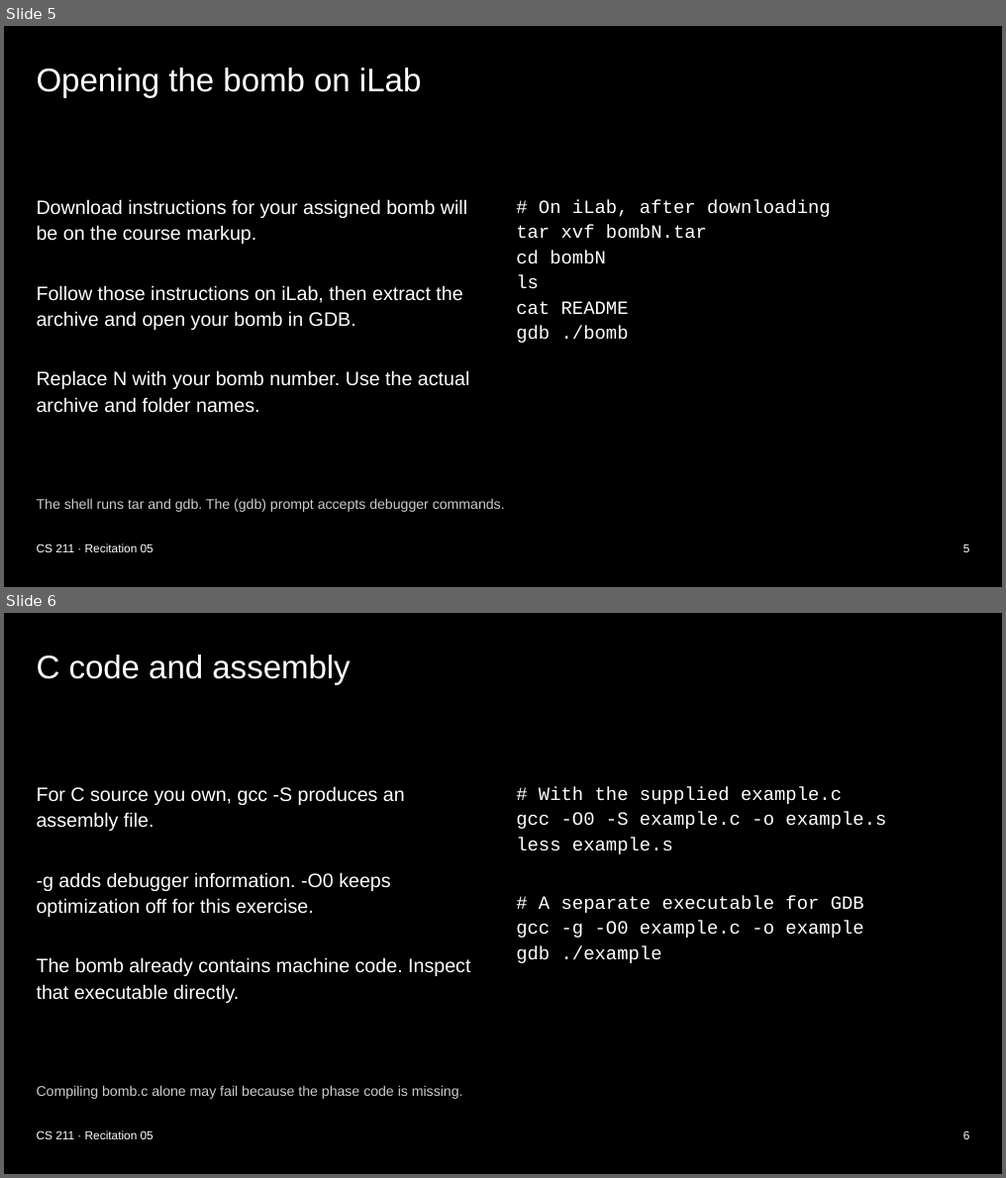
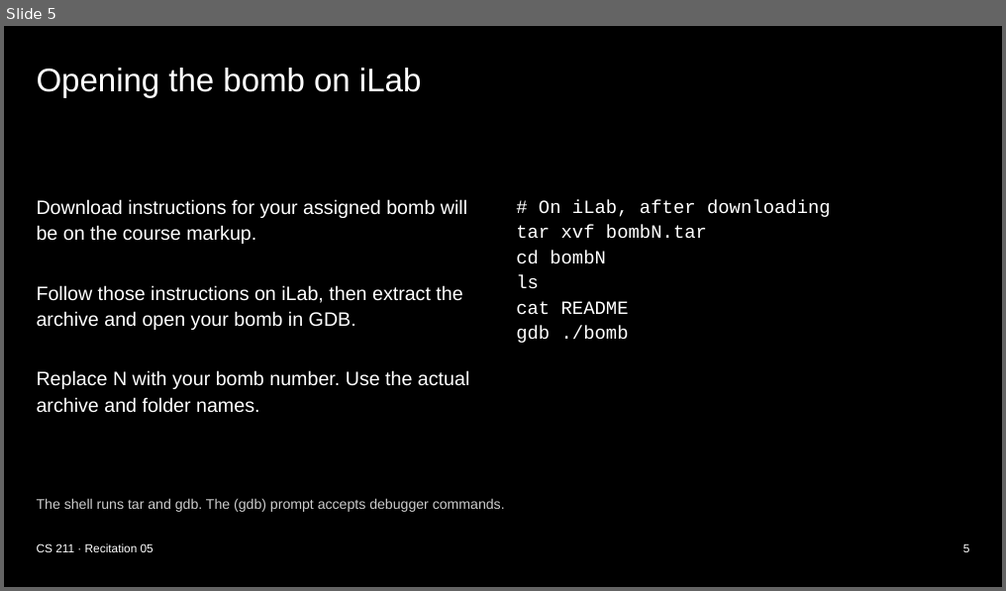
Before and after one commit to xsebby/portfolio, a slide deck: public/presentations/CS211_Recitation_5.pptx. Shown one above the other, each under a label of ours: slides 5 and 6 before the commit, slide 5 after it. The pictures are 1006x1178 and 1006x591 pixels, drawn with LibreOffice and Linux fonts; fonts in the diff are those of the drawing. Boxes give left, top, right and bottom in pixels: in the first picture for what was removed or moved away, otherwise in the second. Text is boxed around its words. In the diff, an @@ line names an element or a change of style, - is before the commit and + after.

```diff
--- a/public/presentations/CS211_Recitation_5.pptx
+++ b/public/presentations/CS211_Recitation_5.pptx
@@ slide 6 removed at bbox=[4, 613, 1002, 1174], background #000000 @@
@@ title removed at bbox=[37, 655, 350, 684] @@
-C code and assembly
@@ text removed at bbox=[37, 786, 470, 1003] @@
-For C source you own, gcc -S produces an assembly file.
--g adds debugger information. -O0 keeps optimization off for this exercise.
-The bomb already contains machine code. Inspect that executable directly.
@@ text removed at bbox=[516, 787, 886, 963] @@
-# With the supplied example.c
-gcc -O0 -S example.c -o example.s
-less example.s
-# A separate executable for GDB
-gcc -g -O0 example.c -o example
-gdb ./example
@@ text removed at bbox=[37, 1085, 463, 1099] @@
-Compiling bomb.c alone may fail because the phase code is missing.
@@ text removed at bbox=[37, 1131, 153, 1140] @@
-CS 211 · Recitation 05
@@ text removed at bbox=[963, 1131, 970, 1140] @@
-6
```
Also in this commit, not shown: 9 slides changed, 2 slides added, 2 other slides removed, 3 other files.
